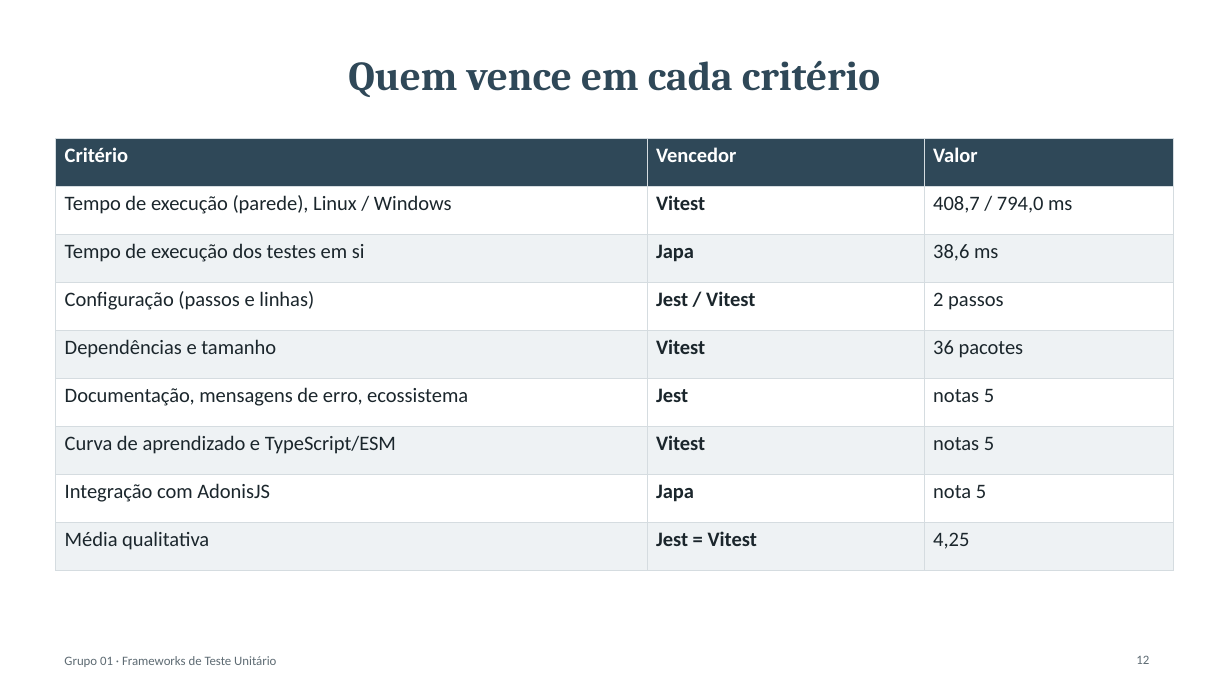
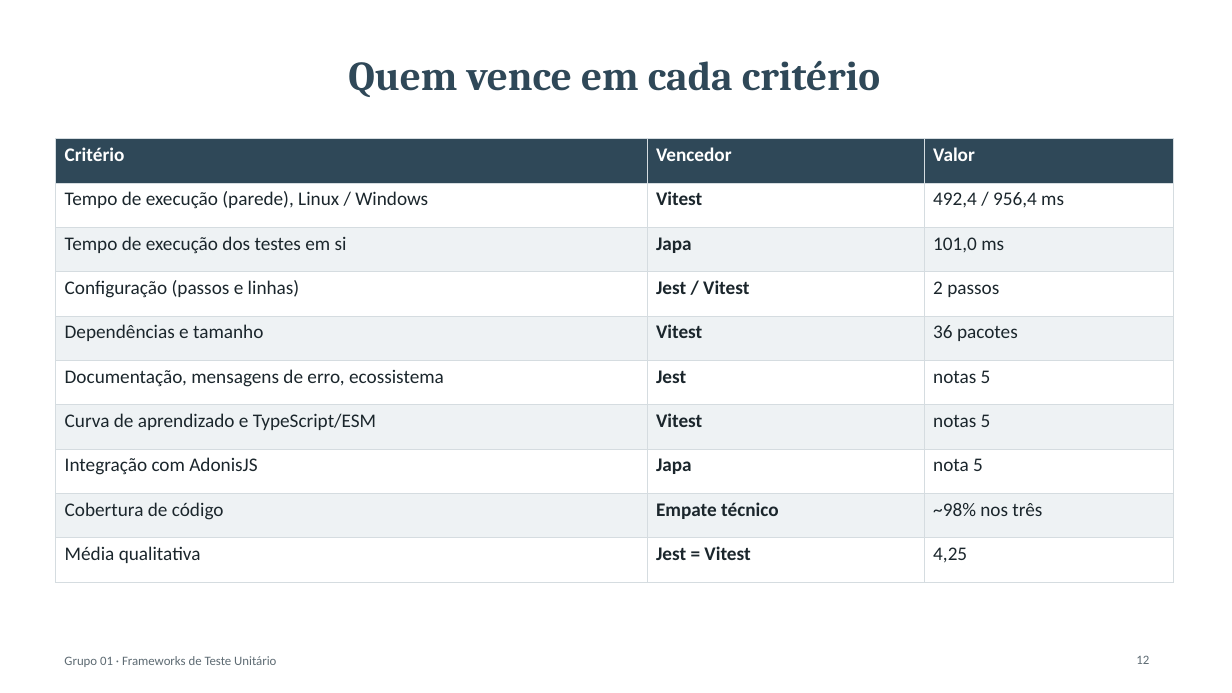
Before and after one commit to emanuuele/girls-chat-api, a slide deck: slide 12 of docs/benchmark/apresentacao.pptx. Drawn at 1232x693 pixels with LibreOffice and Linux fonts; fonts in the diff are those of the drawing. Boxes give left, top, right and bottom in pixels: in the first picture for what was removed or moved away, otherwise in the second. Text is boxed around its words. In the diff, an @@ line names an element or a change of style, - is before the commit and + after.

Commit message:
docs: atualiza relatório, planilha e slides para a versão de 45 testes
Medição oficial do Windows (45 testes, código final) em resultados/windows. Relatório, planilha e slides passam a mostrar os 45 casos, as duas medições, a evolução da cobertura (12, 34 e 45 testes), a formatação padronizada e as mensagens de erro recapturadas. Justificativa da nota de mensagens de erro do Vitest ajustada à nova captura (nota mantida). README atualizado.

```diff
--- a/docs/benchmark/apresentacao.pptx
+++ b/docs/benchmark/apresentacao.pptx
@@ table at (55,139,1174,567) @@
-row 2, column 3: 408,7 / 794,0 ms
+row 2, column 3: 492,4 / 956,4 ms
-row 3, column 3: 38,6 ms
+row 3, column 3: 101,0 ms
+row 9: Cobertura de código | Empate técnico | ~98% nos três
```
Also in this commit, not shown: 11 other slides changed, 7 other files.
